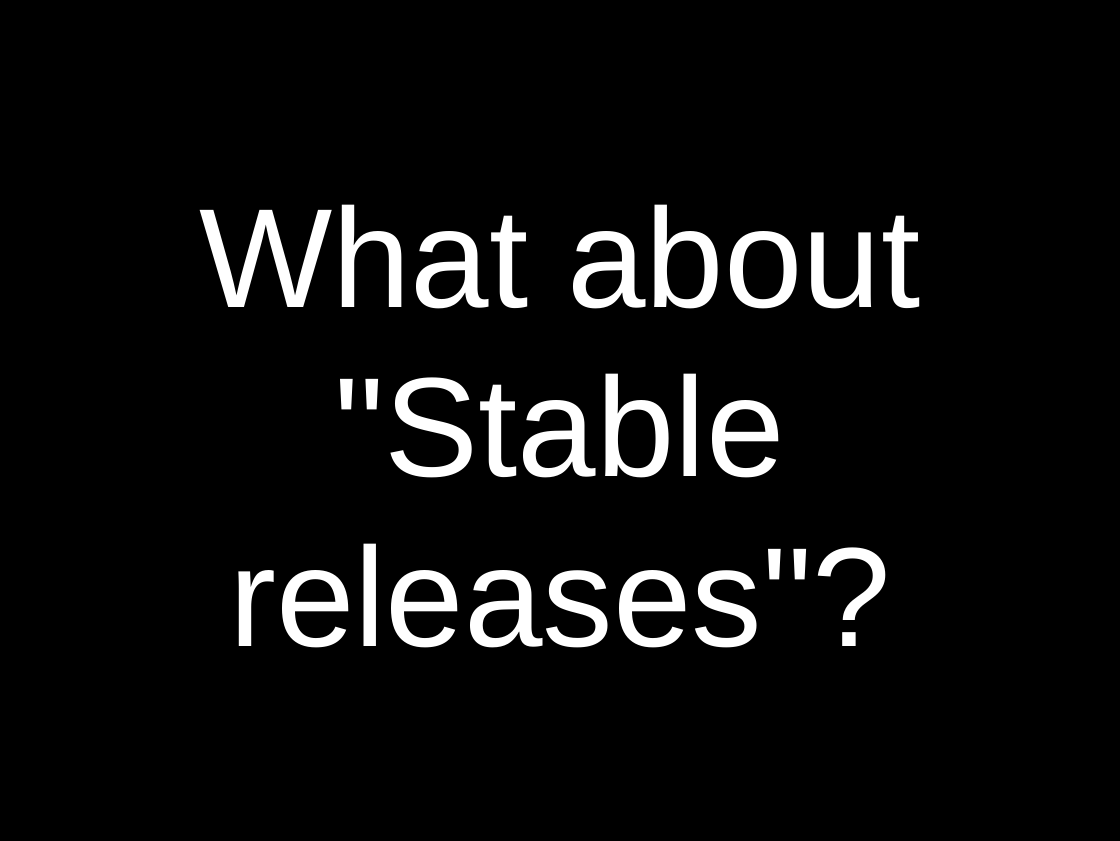
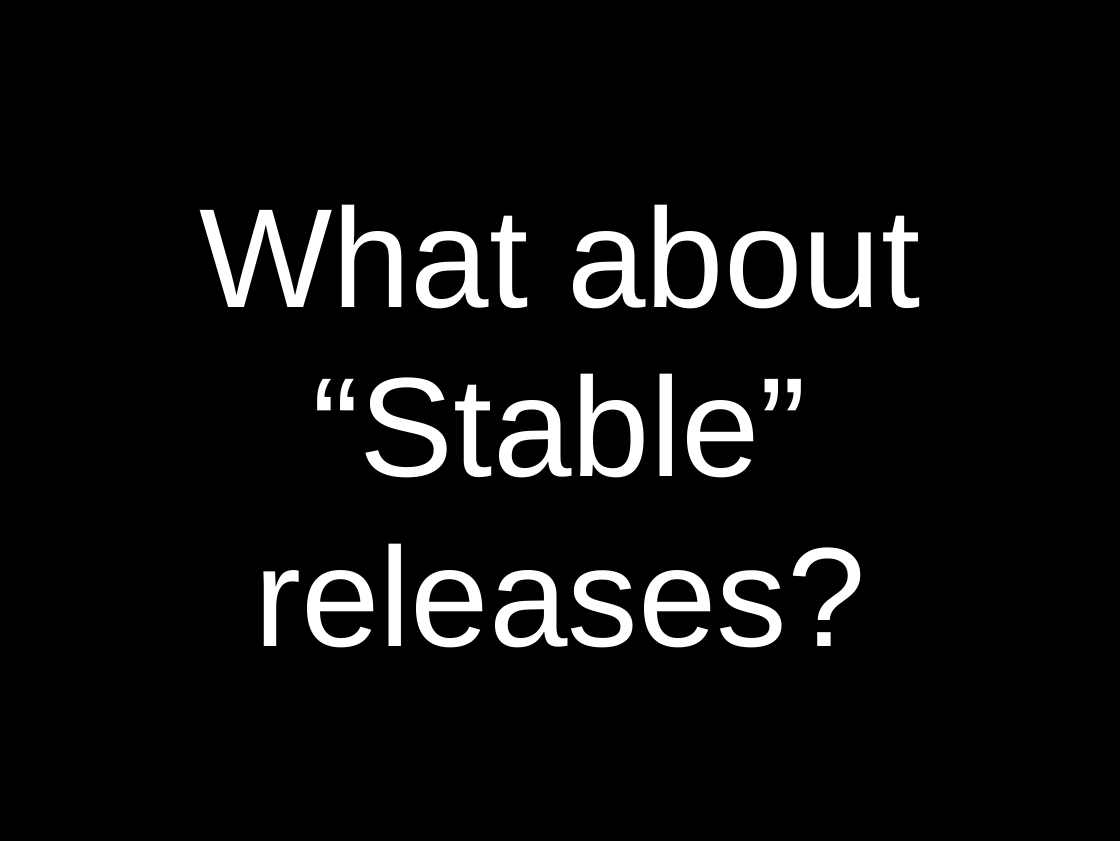
Before and after one commit to obra/talks, a slide deck: slide 228 of 2010/perl-5.12.odp (slide 201 before the commit). Drawn at 1120x841 pixels with LibreOffice and Linux fonts; fonts in the diff are those of the drawing. Boxes give left, top, right and bottom in pixels: in the first picture for what was removed or moved away, otherwise in the second. Text is boxed around its words. In the diff, an @@ line names an element or a change of style, - is before the commit and + after.

```diff
--- a/2010/perl-5.12.odp
+++ b/2010/perl-5.12.odp
@@ title at bbox=[199, 204, 920, 648]: text changed @@
-What about "Stable releases"?
+What about “Stable” releases?
```
Also in this commit, not shown: 3 other slides changed, 33 slides added, 1 slide removed, 1 other file.
